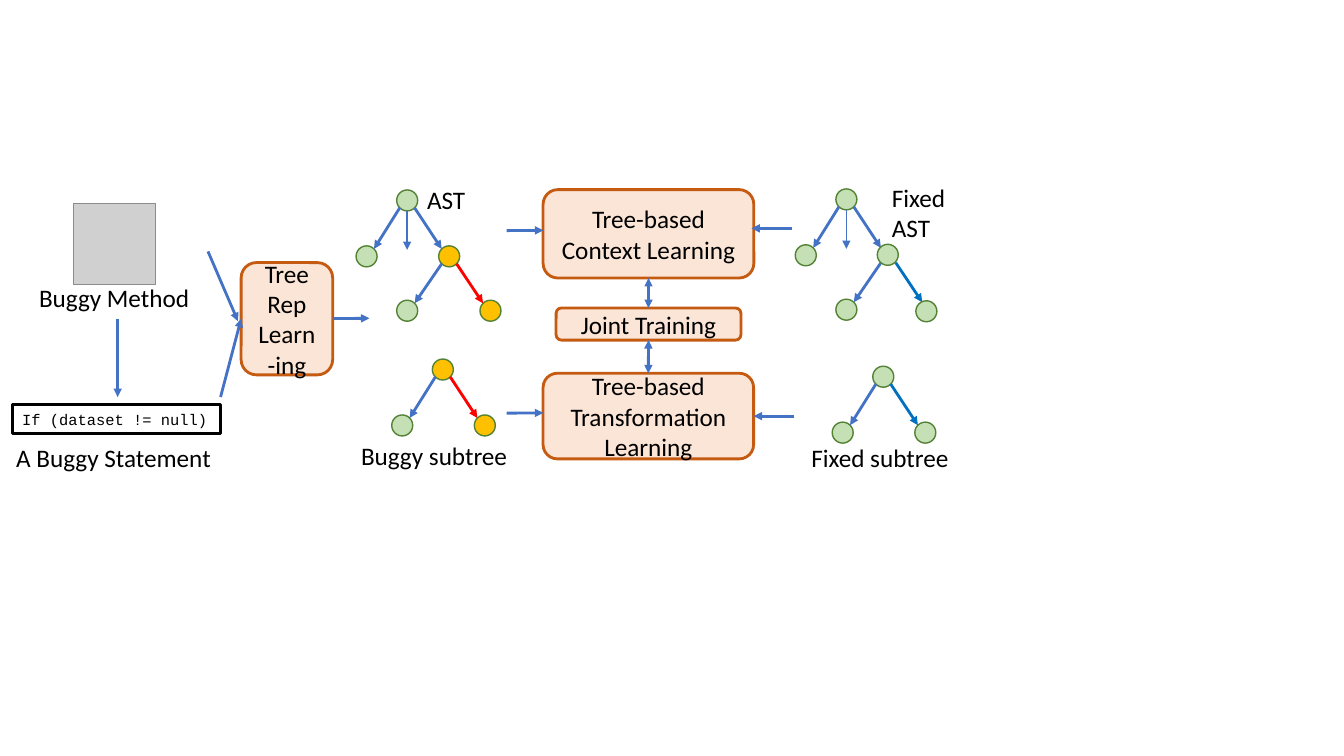
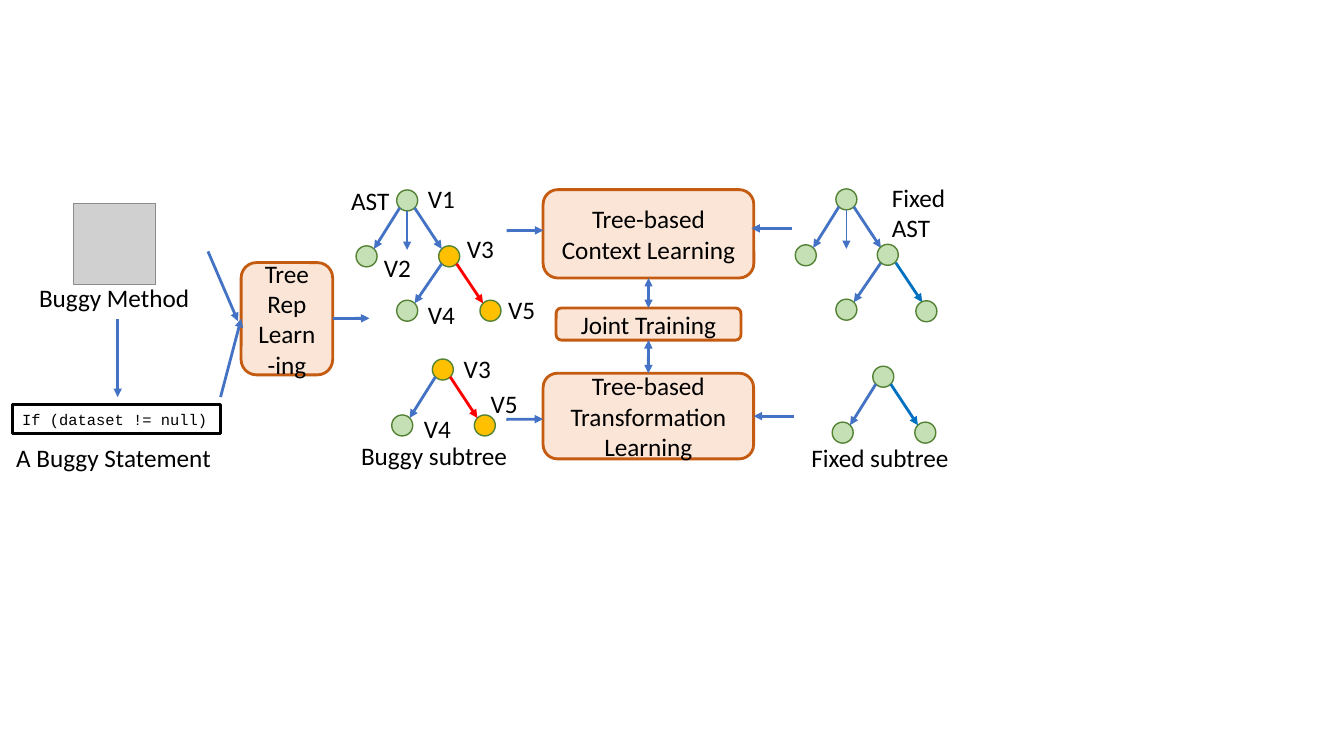
Before and after one commit to tien-n-nguyen/apr-study, a slide deck: slide 6 of Figures.pptx. Drawn at 1344x756 pixels with LibreOffice and Linux fonts; fonts in the diff are those of the drawing; grey boxes stand for pictures. Boxes give left, top, right and bottom in pixels: in the first picture for what was removed or moved away, otherwise in the second. Text is boxed around its words. In the diff, an @@ line names an element or a change of style, - is before the commit and + after.

```diff
--- a/Figures.pptx
+++ b/Figures.pptx
@@ text "AST": place and size @@
-text "AST" at [427,192,465,209]
+text "AST" at [351,193,389,210]
@@ text added at [428,191,455,208], 18 pt, text #000000 @@
+V1
@@ text added at [384,260,411,277], 18 pt, text #000000 @@
+V2
@@ text added at [467,241,494,258], 18 pt, text #000000 @@
+V3
@@ text added at [428,307,455,324], 18 pt, text #000000 @@
+V4
@@ text added at [508,302,535,319], 18 pt, text #000000 @@
+V5
@@ text added at [464,361,491,378], 18 pt, text #000000 @@
+V3
@@ text added at [491,396,518,419], 18 pt, text #000000 @@
+V5
@@ arrow moved from (507, 413) - (543, 413) to (506, 419) - (543, 419) @@
@@ text added at [424,421,451,438], 18 pt, text #000000 @@
+V4
```
Also in this commit, not shown: 2 other files.
